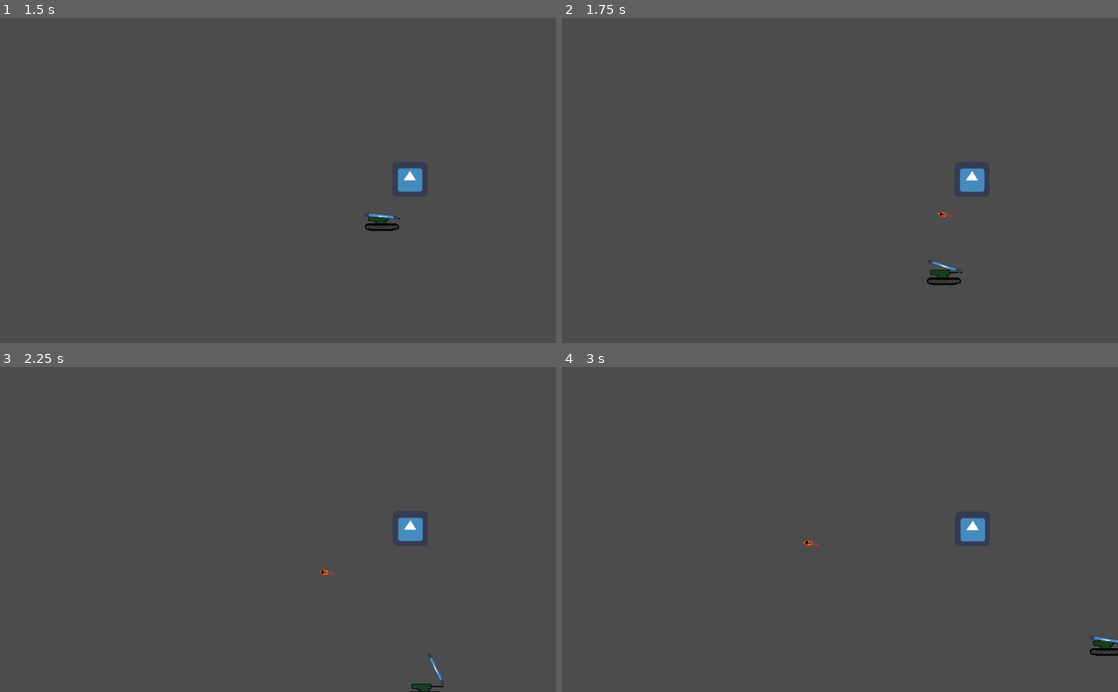
Above: before the commit, frames 1-4 (two rows, left to right).
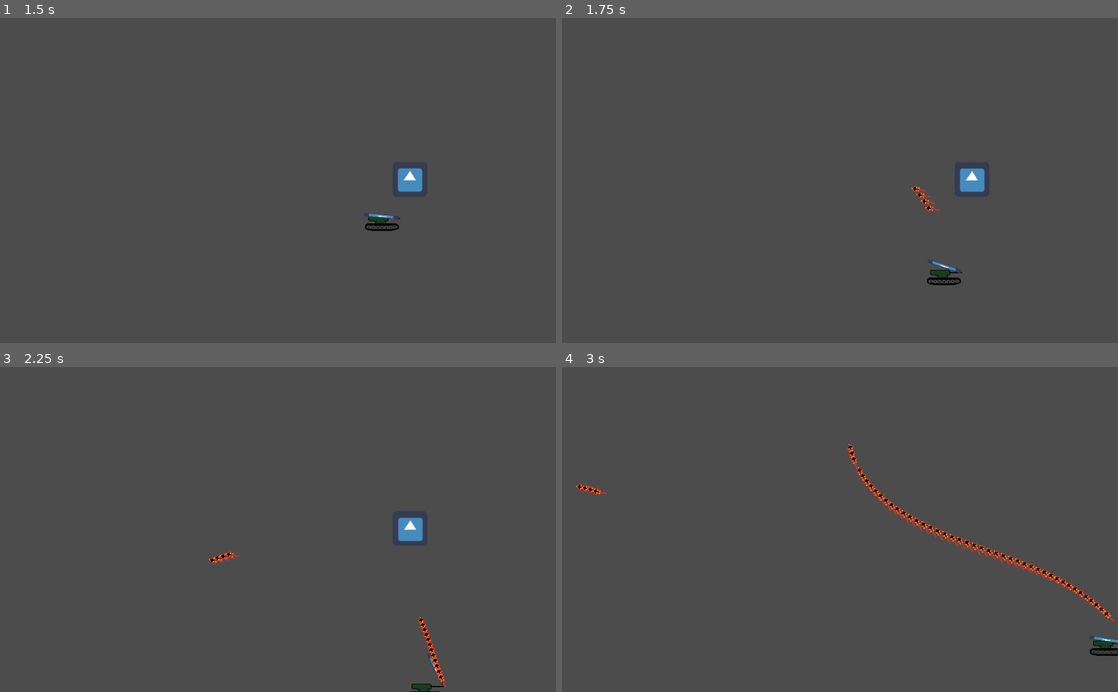
Above: after the commit, the same moments.

Repository: Kristofers-Solo/FuncIt
Game: Godot game, scene res://game.tscn
The game is run twice, just before and just after one commit, with the same random seed, the same clock (stepped at 60 frames per second) and the same inputs. The engine's default icon, where the game draws it, is replaced by a stand-in: a white triangle on a blue panel in a dark square.
Inputs (mouse positions are in pixels of both pictures, inside the frame that each line leads up to):
- Up to frame 1 (1.5 s): tap Enter at 0.5 s; move the mouse to (400, 164) at 0.52 s; hold D (ui_right) 0.53-1.28 s; tap Keypad 1 (line, bound only after the commit) at 0.6 s; tap 9 (line, bound only before the commit) at 0.8, 1.35 s; move the mouse to (166, 196) at 1.27 s; hold S (ui_down) from 1.28 s (still down)
- Up to frame 2 (1.75 s): keep holding S (ui_down); click (728, 196) at 1.55 s
- Up to frame 3 (2.25 s): move the mouse to (333, 458) at 2.02 s; release S (ui_down) at 2.03 s; press the mouse at (333, 458) at 2.03 s; hold D (ui_right) from 2.03 s (still down)
- Up to frame 4 (3 s): tap Keypad 6 (sine, bound only after the commit) at 2.3, 2.85 s; move the mouse to (812, 594) at 2.77 s; release D (ui_right) at 2.78 s; release the mouse at (812, 594) at 2.78 s; hold W (ui_up) from 2.78 s (still down)

Frame 1 is identical in both runs. In frame 2, 0.1% of the frame differs, in the area x 62-71%, y 51-62%; in frame 3, 0.3%; in frame 4, 1.5%, in the area x 2-100%, y 23-79%.

Commit message:
added some trajectories

Diff:
--- a/Pavels/bullet_trajectory/Bullet.gd
+++ b/Pavels/bullet_trajectory/Bullet.gd
@@ -1,12 +1,13 @@
 extends Area2D
 
-export var speed = 40
+export var speed = 100
 var velocity = Vector2()
 var rot = Vector2()
 
 var time = 0
 export var amplitude = 4
 export var frequency = 5
+var gravitile = 5
 
 
 func follow_line_trajectory():
@@ -19,10 +20,40 @@
 	pass
 
 func follow_parabolic_trajectory():
-	pass
+	velocity.x = 5
+	velocity.y = 1 * time * gravitile
+
+
+func follow_n_parabolic_trajectory():
+	velocity.x = 5
+	velocity.y = -1 * time * gravitile
+
 
 func follow_hyperbolic_trajectory():
-	pass
+	velocity.x = gravitile * time
+	velocity.y = 1
+
+func follow_n_hyperbolic_trajectory():
+	velocity.x = gravitile * time
+	velocity.y = -1
+
+
+func chosen_trajectory():
+	if Input.is_action_just_pressed("line"):
+		follow_line_trajectory()
+	elif Input.is_action_just_pressed("parab"):
+		follow_parabolic_trajectory()
+	elif Input.is_action_just_pressed("n_parab"):
+		follow_n_parabolic_trajectory()
+	elif Input.is_action_just_pressed("hyper"):
+		follow_hyperbolic_trajectory()
+	elif Input.is_action_just_pressed("n_hyper"):
+		follow_n_hyperbolic_trajectory()
+	elif Input.is_action_just_pressed("sine"):
+		follow_sine_trajectory()
+	else:
+		follow_line_trajectory()
+
 
 func _process(delta):
 	follow_sine_trajectory()
--- a/Pavels/bullet_trajectory/Env.gd
+++ b/Pavels/bullet_trajectory/Env.gd
@@ -2,10 +2,6 @@
 
 onready var bullet = preload("res://Bullet.tscn")
 var time = 0
-
-#func _ready():
-#	connect("body_entered", self, "_on_Bullet_body_entered")
-
 
 
 func trigger():
@@ -15,5 +11,5 @@
 
 func _process(delta):
 	time += delta
-	if time > 10:
+	if time > 17:
 		queue_free()
--- a/Pavels/bullet_trajectory/KinematicBody2D.gd
+++ b/Pavels/bullet_trajectory/KinematicBody2D.gd
@@ -19,7 +19,7 @@
 		movement.y += 10
 	if Input.is_action_pressed("ui_up"):
 		movement.y -= 10
-	if Input.is_action_just_pressed("shoot"):
+	if Input.is_action_pressed("shoot"):
 		shoot()
 
 func _physics_process(delta):
--- a/Pavels/bullet_trajectory/project.godot
+++ b/Pavels/bullet_trajectory/project.godot
@@ -55,14 +55,34 @@
 "events": [ Object(InputEventKey,"resource_local_to_scene":false,"resource_name":"","device":0,"alt":false,"shift":false,"control":false,"meta":false,"command":false,"pressed":false,"scancode":16777234,"unicode":0,"echo":false,"script":null)
  ]
 }
+line={
+"deadzone": 0.5,
+"events": [ Object(InputEventKey,"resource_local_to_scene":false,"resource_name":"","device":0,"alt":false,"shift":false,"control":false,"meta":false,"command":false,"pressed":false,"scancode":16777351,"unicode":0,"echo":false,"script":null)
+ ]
+}
+parab={
+"deadzone": 0.5,
+"events": [ Object(InputEventKey,"resource_local_to_scene":false,"resource_name":"","device":0,"alt":false,"shift":false,"control":false,"meta":false,"command":false,"pressed":false,"scancode":16777352,"unicode":0,"echo":false,"script":null)
+ ]
+}
+n_parab={
+"deadzone": 0.5,
+"events": [ Object(InputEventKey,"resource_local_to_scene":false,"resource_name":"","device":0,"alt":false,"shift":false,"control":false,"meta":false,"command":false,"pressed":false,"scancode":16777353,"unicode":0,"echo":false,"script":null)
+ ]
+}
+hyper={
+"deadzone": 0.5,
+"events": [ Object(InputEventKey,"resource_local_to_scene":false,"resource_name":"","device":0,"alt":false,"shift":false,"control":false,"meta":false,"command":false,"pressed":false,"scancode":16777354,"unicode":0,"echo":false,"script":null)
+ ]
+}
+n_hyper={
+"deadzone": 0.5,
+"events": [ Object(InputEventKey,"resource_local_to_scene":false,"resource_name":"","device":0,"alt":false,"shift":false,"control":false,"meta":false,"command":false,"pressed":false,"scancode":16777355,"unicode":0,"echo":false,"script":null)
+ ]
+}
 sine={
 "deadzone": 0.5,
-"events": [ Object(InputEventKey,"resource_local_to_scene":false,"resource_name":"","device":0,"alt":false,"shift":false,"control":false,"meta":false,"command":false,"pressed":false,"scancode":48,"unicode":0,"echo":false,"script":null)
- ]
-}
-line={
-"deadzone": 0.5,
-"events": [ Object(InputEventKey,"resource_local_to_scene":false,"resource_name":"","device":0,"alt":false,"shift":false,"control":false,"meta":false,"command":false,"pressed":false,"scancode":57,"unicode":0,"echo":false,"script":null)
+"events": [ Object(InputEventKey,"resource_local_to_scene":false,"resource_name":"","device":0,"alt":false,"shift":false,"control":false,"meta":false,"command":false,"pressed":false,"scancode":16777356,"unicode":0,"echo":false,"script":null)
  ]
 }
 
